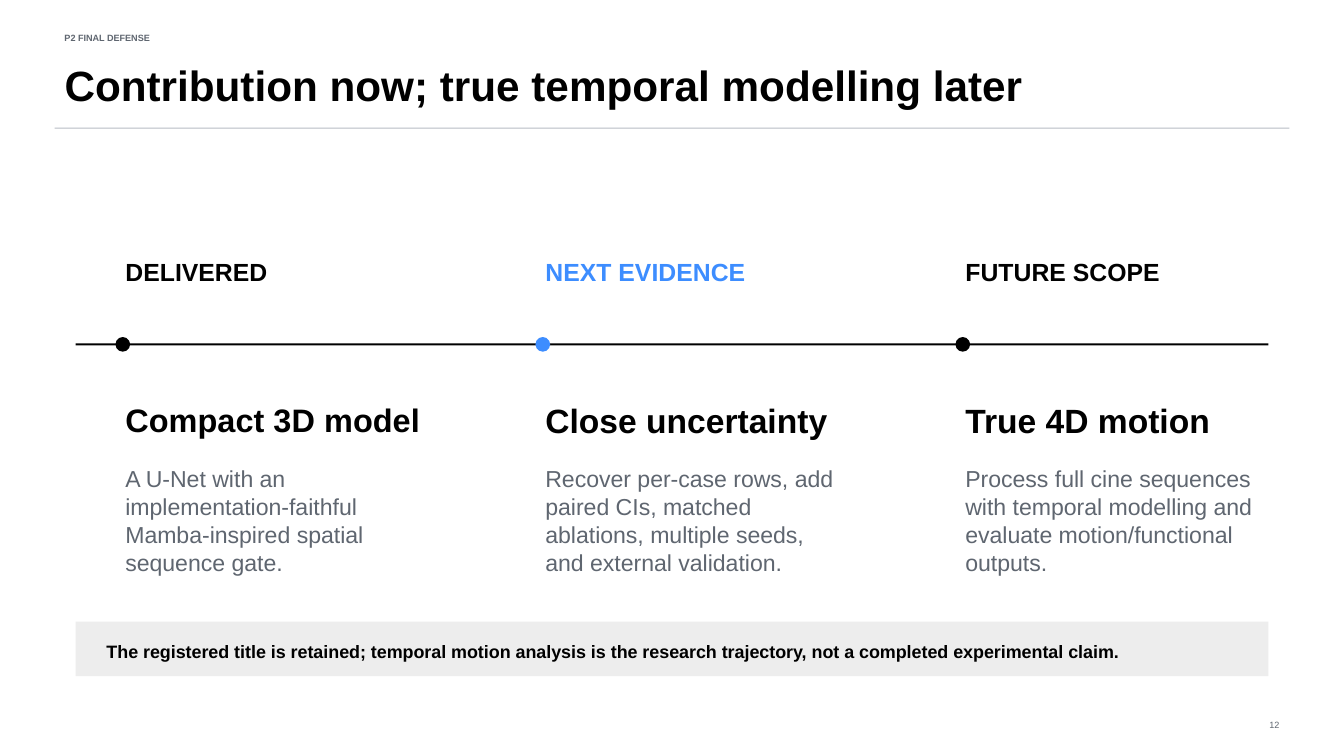
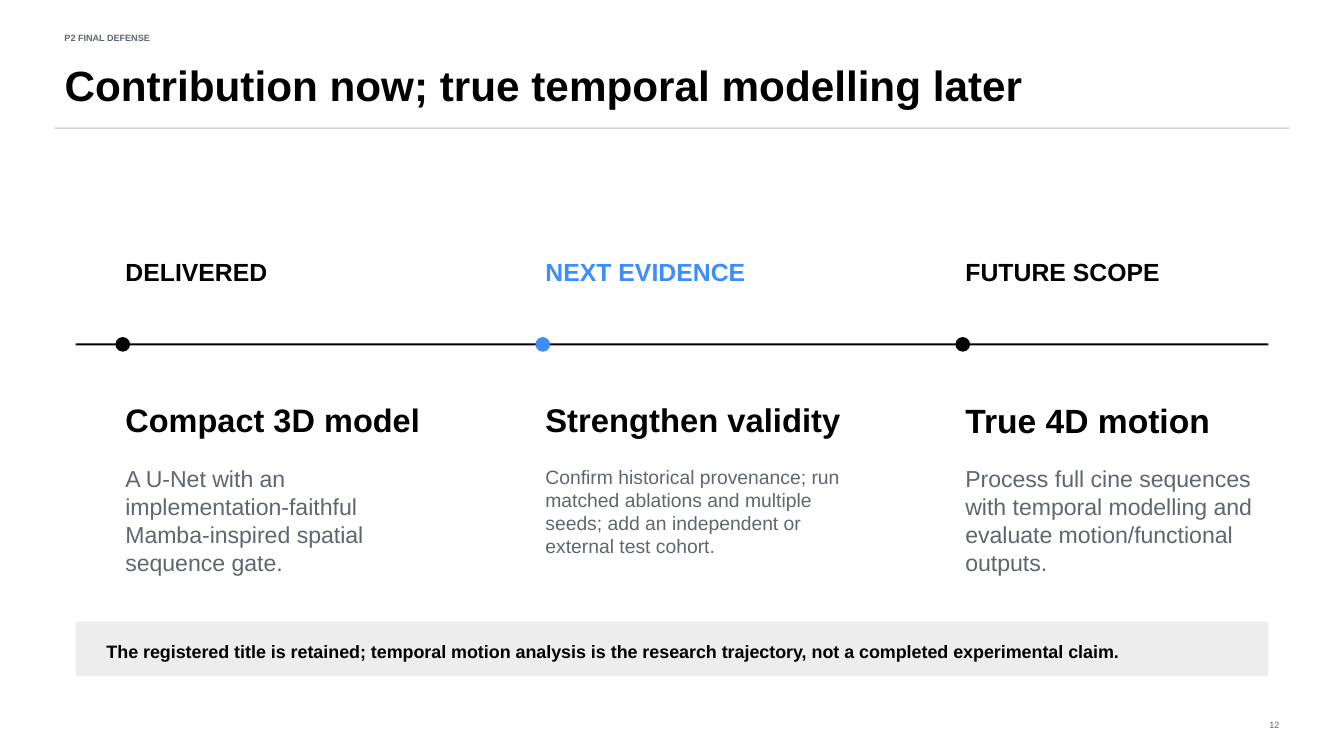
Before and after one commit to DCarchimonde/fyp-nano-mamba-unet, a slide deck: slide 12 of presentation/P2_Final_Defense_Tong_Siyuan.pptx. Drawn at 1344x756 pixels with LibreOffice and Linux fonts; fonts in the diff are those of the drawing. Boxes give left, top, right and bottom in pixels: in the first picture for what was removed or moved away, otherwise in the second. Text is boxed around its words. In the diff, an @@ line names an element or a change of style, - is before the commit and + after.

Commit message:
Integrate recovered P2 evidence and final analyses

```diff
--- a/presentation/P2_Final_Defense_Tong_Siyuan.pptx
+++ b/presentation/P2_Final_Defense_Tong_Siyuan.pptx
@@ text at (545, 408, 840, 439): text changed; size 24 to 23.4 pt @@
-Close uncertainty
+Strengthen validity
@@ text at (545, 470, 840, 553): text changed; size 16.5 to 13.8 pt @@
-Recover per-case rows, add paired CIs, matched ablations, multiple seeds, and external validation.
+Confirm historical provenance; run matched ablations and multiple seeds; add an independent or external test cohort.
```
Also in this commit, not shown: 4 other slides changed, 45 other files.
